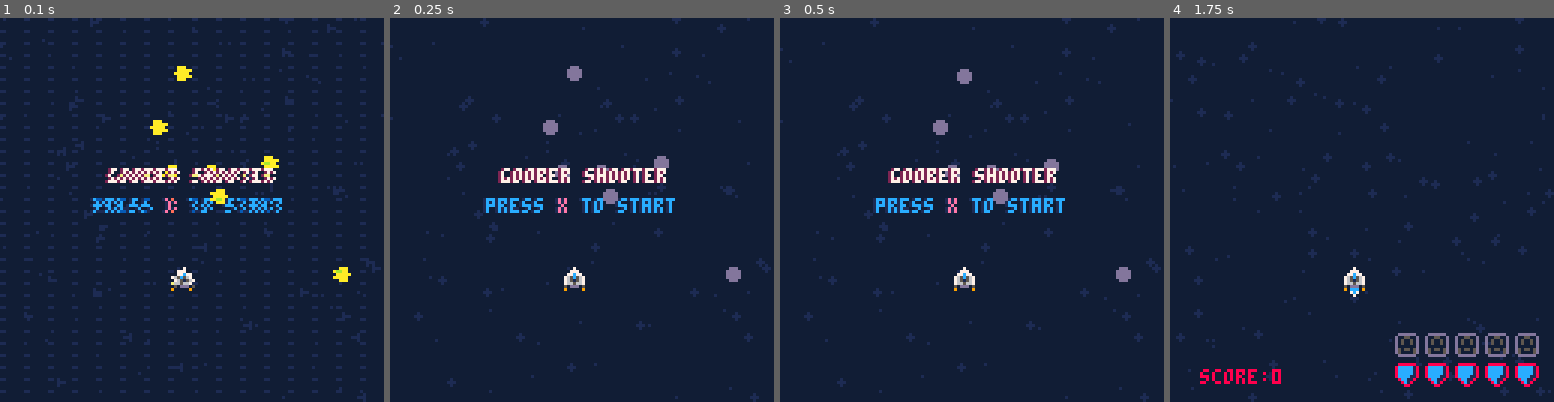
Above: before the commit, frames 1-4 (left to right).
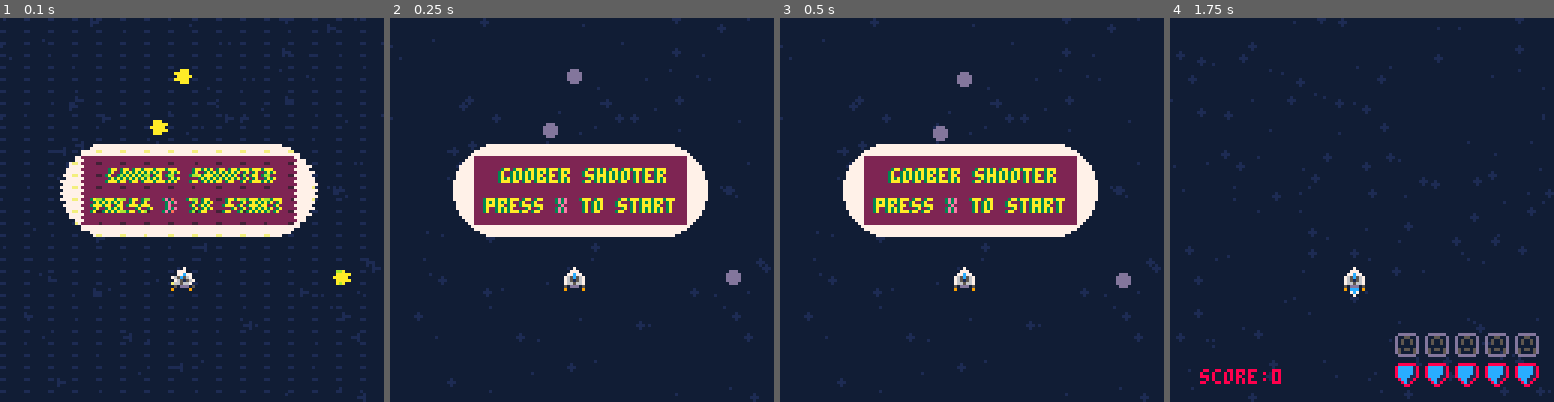
Above: after the commit, the same moments.

Repository: Sam-Horner-42/pico-8
Game: PICO-8 cartridge carts/firstgame/firstgame.p8
Same seed, same stepped clock (60 frames per second), same inputs: the game is played once before the commit and once after it.
Inputs:
- Up to frame 1 (0.1 s): no input
- Up to frame 2 (0.25 s): no input
- Up to frame 3 (0.5 s): tap O (Z key) at 0.33 s
- Up to frame 4 (1.75 s): tap O (Z key) at 0.7, 1.43 s; tap X (X key) at 1.07 s

The runs differ from the first frame. In frame 1, 15% of the frame differs, in the area x 8-92%, y 1-100%; in frame 2, 15%; in frame 3, 16%, in the area x 0-94%, y 1-100%; in frame 4, nothing differs.

Commit message:
Changed menu appearance

Diff:
--- /dev/null
+++ b/backup/20250717_130113_firstgame.p8
@@ -0,0 +1,51 @@
+pico-8 cartridge // http://www.pico-8.com
+version 42
+__lua__
+#include main.lua
+#include gameplay.lua
+#include stars.lua
+#include pickups.lua
+#include enemies.lua
+#include thrusters.lua
+#include player.lua
+#include projectiles.lua
+#include laser_beams.lua
+#include rockets.lua
+…(38 lines of a section not shown)…
--- a/carts/firstgame/main.lua
+++ b/carts/firstgame/main.lua
@@ -24,7 +24,7 @@
 		add(stars,star_type:new({
 			x=rnd(127),
 			y=rnd(127),
-			spd = 0.05
+			spd = 0.005
 		}))
 	end
 	for i=1,7 do
@@ -32,7 +32,7 @@
 		add(stars,star_type:new({
 			x=rnd(127),
 			y=rnd(127),
-			spd = 0.01
+			spd = 0.1
 		}))
 	end
 	player = player:new({
@@ -92,12 +92,15 @@
 
 function draw_menu()
 
-	print_3d_centered("goober shooter", 50, 7, 2, -1)
+	print_3d_centered("goober shooter", 50, 10, 3, -1)
+
+
+
 	print_3d_centered_parts({
-    {text="press ", col=28},
+    {text="press ", col=10},
     {text="x", col=xcolour},
-    {text=" to start", col=28}
-	}, 60, -1, 1)
+    {text=" to start", col=10}
+	}, 60, -1, 3)
 	if btnp(5) then --Z
 		start_game()
 		game_state = "play"
@@ -122,12 +125,7 @@
 function _update() --every frame
 	if game_state == "main_menu" then
 		player:update()
-		for p in all(thruster_particles) do
-			p:update()
-			if p.life <= 0 then
-				del(thruster_particles, p)
-			end
-		end
+
 
 		if menu_colourtimer > 0 then
 			menu_colourtimer -= 1
@@ -162,6 +160,11 @@
 		star:draw() --spawn stars
 	end
 	if game_state == "main_menu" then
+		rectfill(32,42,94,72, 7)
+		circfill(36,57,15, 7)
+		circfill(90,57,15, 7)
+		rectfill(28,46,98,68, 2)
+
 		draw_menu()
 		for p in all(thruster_particles) do
 			p:draw()
Not shown, changed: activity_log.txt
Not shown, changed: 38 lines of the sprite sheet (__gfx__) section of backup/20250717_130113_firstgame.p8
Not shown, changed: the music (__music__) section of backup/20250717_130113_firstgame.p8
Not shown, changed: the sound effects (__sfx__) section of backup/20250717_130113_firstgame.p8
Not shown, changed: config.txt
Not shown, changed: log.txt
